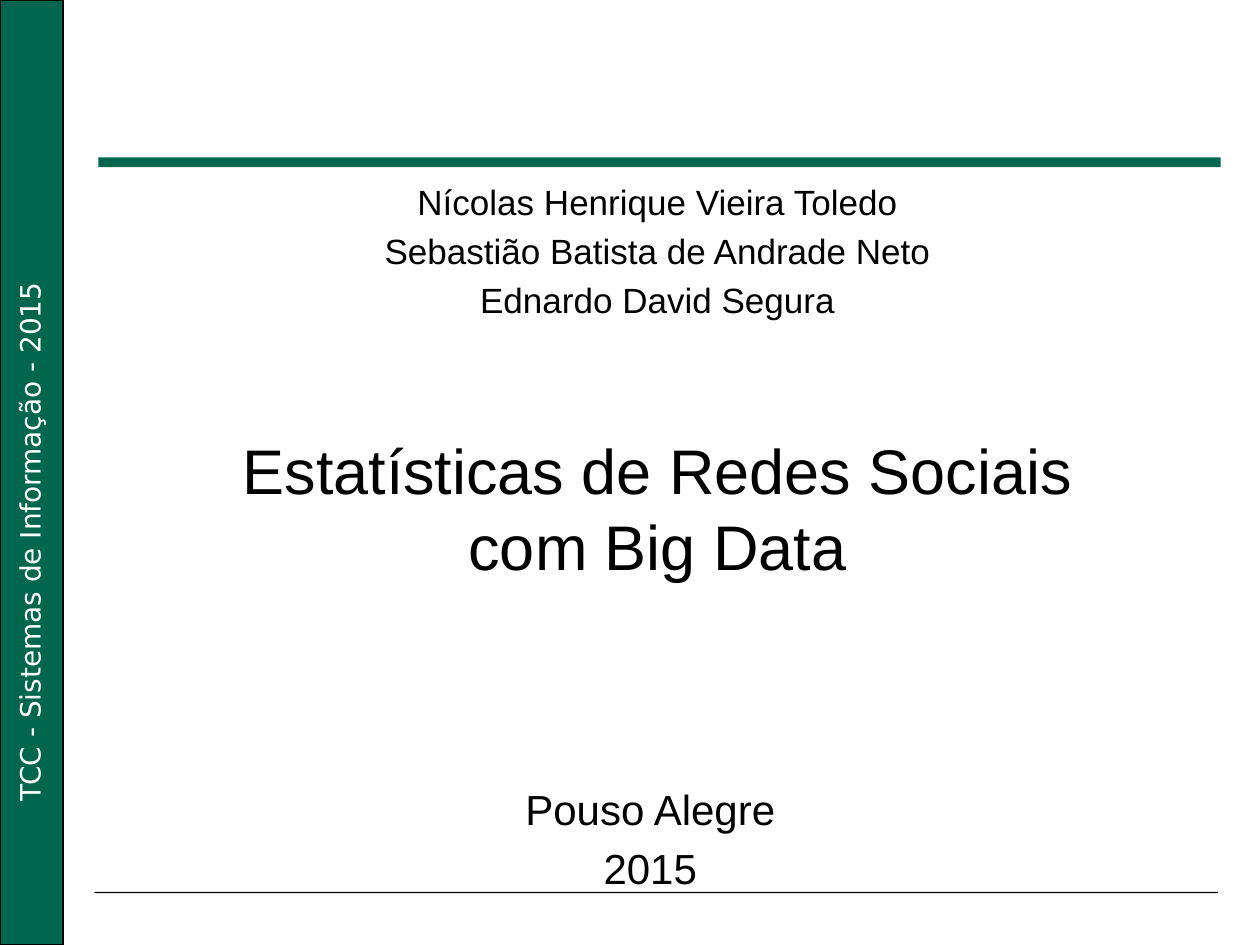
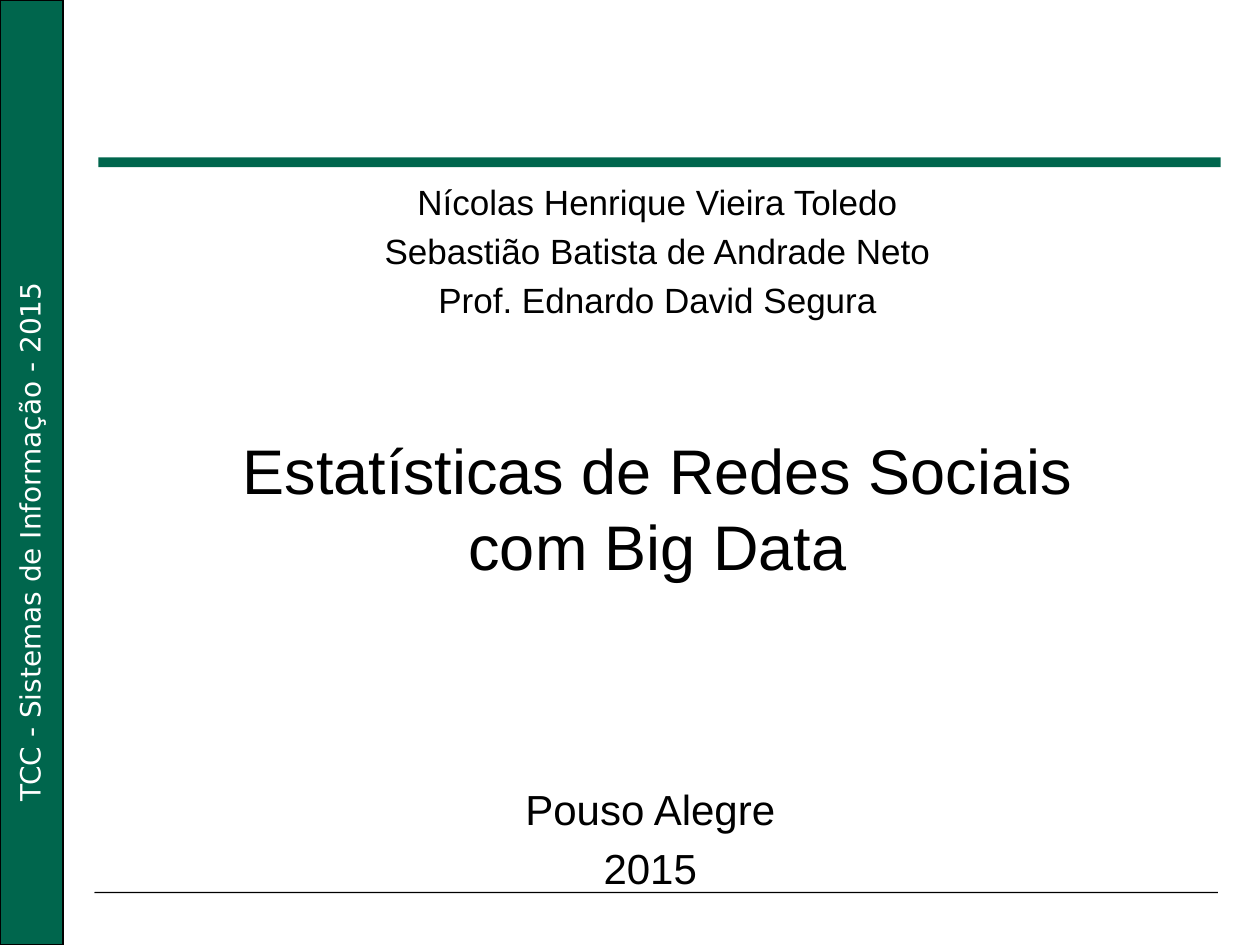
Before and after one commit to Nikofoxxx/TCC, a slide deck: slide 1 of documents/life_cycle/Apresentação_Big_Data.pptx. Drawn at 1260x945 pixels with LibreOffice and Linux fonts; fonts in the diff are those of the drawing; background and template pictures are left out. Boxes give left, top, right and bottom in pixels: in the first picture for what was removed or moved away, otherwise in the second. Text is boxed around its words. In the diff, an @@ line names an element or a change of style, - is before the commit and + after.

```diff
--- a/documents/life_cycle/Apresentação_Big_Data.pptx
+++ b/documents/life_cycle/Apresentação_Big_Data.pptx
@@ text at <box>438,287,876,320</box>: text changed @@
-Ednardo David Segura
+Prof. Ednardo David Segura
```
Also in this commit, not shown: 12 other slides changed, 1 slide added, 3 slides removed, 3 other files.
